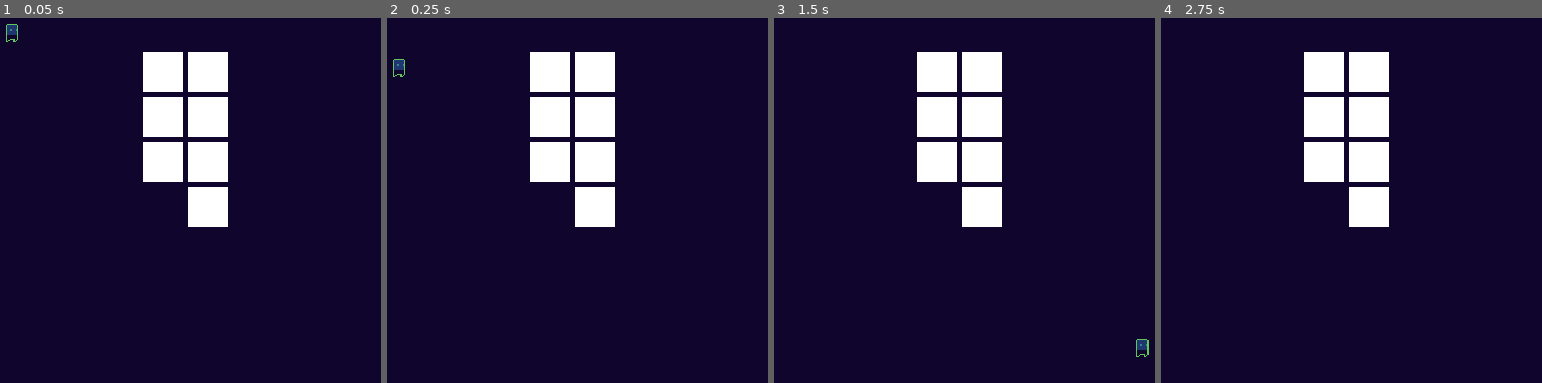
Above: before the commit, frames 1-4 (left to right).
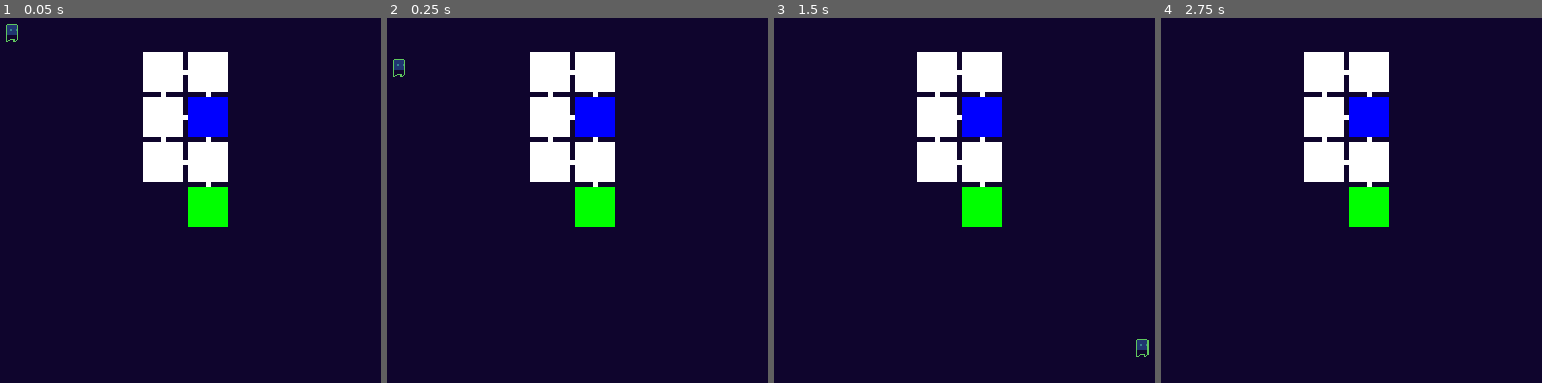
Above: after the commit, the same moments.

Repository: dlovic/gameoff2024
Game: Godot game, scene res://scenes/game.tscn
Same seed, same stepped clock (60 frames per second), same inputs: the game is played once before the commit and once after it.
Inputs:
- Up to frame 1 (0.05 s): no input
- Up to frame 2 (0.25 s): no input
- Up to frame 3 (1.5 s): hold D (move_right) from 0.53 s (still down); tap W (jump) at 0.77 s
- Up to frame 4 (2.75 s): tap W (jump) at 1.52 s; tap Enter at 2 s; release D (move_right) at 2.03 s; hold A (move_left) from 2.03 s (still down)

The runs differ from the first frame. In frame 1, 2.4% of the frame differs, in the area x 42-60%, y 14-58%; in frame 2, 2.4%; in frame 3, 2.4%; in frame 4, 2.4%.

Commit message:
debug display for connections also

Diff:
--- a/scripts/game.gd
+++ b/scripts/game.gd
@@ -1,6 +1,9 @@
 extends Node2D
 
 @export var levels_to_generate = 5
+@export var room_size = 32
+@export var room_gap = 4
+
 var levels = []
 
 # Called when the node enters the scene tree for the first time.
@@ -14,7 +17,6 @@
 	generate_levels()
 	$Player/Camera2D.enabled = false
 
-	pass # Replace with function body.
 
 func _physics_process(delta: float) -> void:
 	if (Input.is_action_just_pressed("debug_generate")):
@@ -52,21 +54,48 @@
 
 func _draw() -> void:
 	for level in levels:
+		draw_room_connections(level)
 		draw_room(level)
 
+	# TODO: quickfix, redraw first and last room
+	draw_room(levels[0])
+	draw_room(levels[levels.size() - 1])
+
 func draw_room(position: Vector2i) -> void:
-	var room_size = 32
-	var gap = 4
 	var center_offset = get_viewport_rect().size / 2
 
 	# Calculate screen position, accounting for room size and gap
-	var screen_position = Vector2i(center_offset) + (position * (room_size + gap))
+	var screen_position = Vector2i(center_offset) + (position * (room_size + room_gap))
 	var rect = Rect2i(screen_position, Vector2i(room_size, room_size))
+	var color = Color.WHITE
 
-	draw_rect(rect, Color.WHITE)
+	var level_position = levels.find(position);
+
+	if level_position == 0:
+		color = Color.GREEN
+	elif level_position == levels.size() - 1:
+		color = Color.BLUE
+
+	draw_rect(rect, color)
 
 	pass
+
+func draw_room_connections(position: Vector2i) -> void:
+	var center_offset = Vector2i(get_viewport_rect().size / 2)
+	var cardinal_directions = [Vector2i.UP, Vector2i.DOWN, Vector2i.LEFT, Vector2i.RIGHT]
+
+	for direction in cardinal_directions:
+		var neighbour_position = position + direction
+
+		if levels.has(neighbour_position):
+			var from_screen_position = center_offset + (position * (room_size + room_gap)) + Vector2i(room_size / 2, room_size / 2)
+			var to_screen_position = center_offset + (neighbour_position * (room_size + room_gap)) + Vector2i(room_size / 2, room_size / 2)
+
+			draw_line(from_screen_position, to_screen_position, Color.WHITE, 4)
+
 
 # Called every frame. 'delta' is the elapsed time since the previous frame.
 func _process(delta: float) -> void:
 	pass
+
+	pass # Replace with function body.
